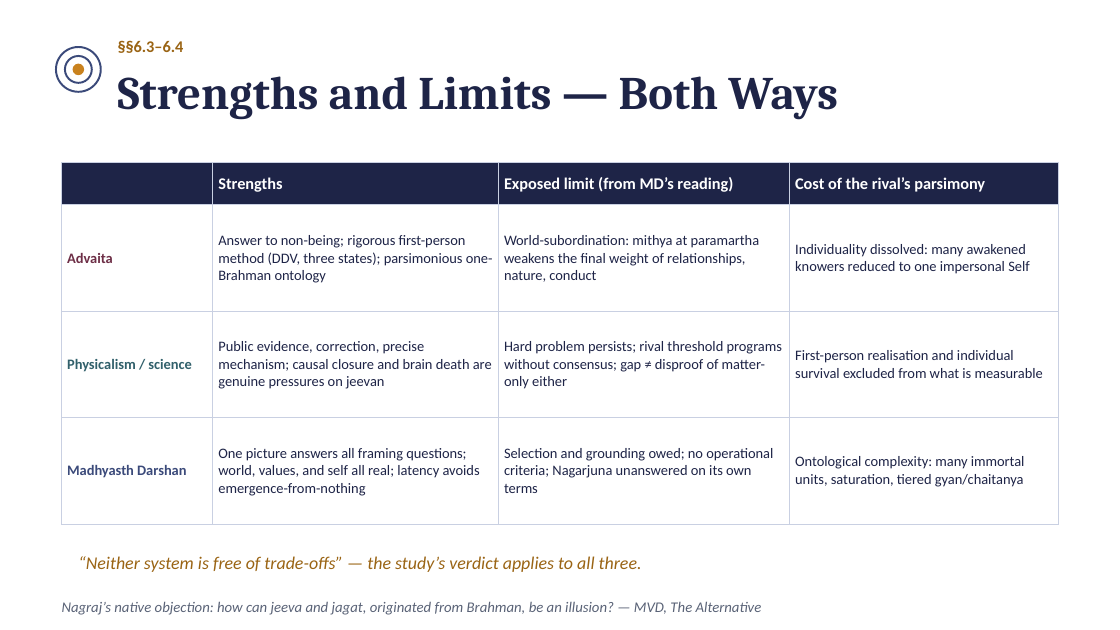
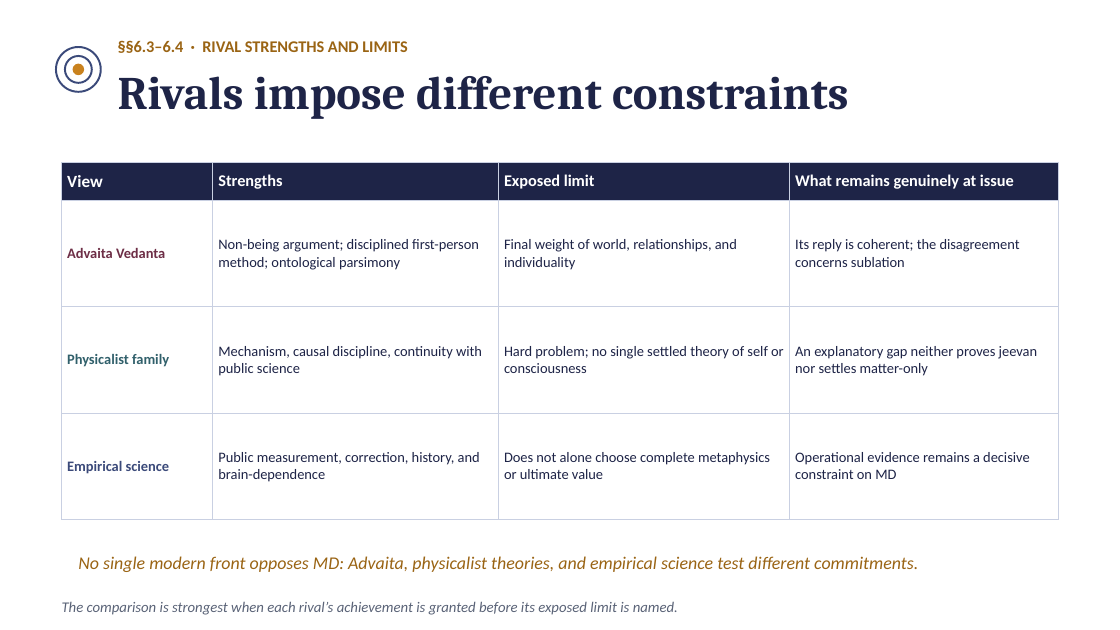
Before and after one commit to raghavamohan/AnalyticMadhyasthDarshan, a slide deck: slide 16 of Studies/The-Ontology-of-Coexistence/Coexistence-in-Comparison-MD-vs-Advaita-Philosophy-Science.pptx (slide 15 before the commit). Drawn at 1120x630 pixels with LibreOffice and Linux fonts; fonts in the diff are those of the drawing. Boxes give left, top, right and bottom in pixels: in the first picture for what was removed or moved away, otherwise in the second. Text is boxed around its words. In the diff, an @@ line names an element or a change of style, - is before the commit and + after.

Commit message:
Synchronize ontology comparison deck

```diff
--- a/Studies/The-Ontology-of-Coexistence/Coexistence-in-Comparison-MD-vs-Advaita-Philosophy-Science.pptx
+++ b/Studies/The-Ontology-of-Coexistence/Coexistence-in-Comparison-MD-vs-Advaita-Philosophy-Science.pptx
@@ text at (118, 40, 407, 53): text changed @@
-§§6.3–6.4
+§§6.3–6.4 · RIVAL STRENGTHS AND LIMITS
@@ text at (118, 76, 848, 119): text changed @@
-Strengths and Limits — Both Ways
+Rivals impose different constraints
@@ table at (62, 162, 1058, 530) @@
-row 1:  | Strengths | Exposed limit (from MD’s reading) | Cost of the rival’s parsimony
+row 1: View | Strengths | Exposed limit | What remains genuinely at issue
-row 2: Advaita | Answer to non-being; rigorous first-person method (DDV, three states); parsimonious one-Brahman ontology | World-subordination: mithya at paramartha weakens the final weight of relationships, nature, conduct | Individuality dissolved: many awakened knowers reduced to one impersonal Self
+row 2: Advaita Vedanta | Non-being argument; disciplined first-person method; ontological parsimony | Final weight of world, relationships, and individuality | Its reply is coherent; the disagreement concerns sublation
-row 3: Physicalism / science | Public evidence, correction, precise mechanism; causal closure and brain death are genuine pressures on jeevan | Hard problem persists; rival threshold programs without consensus; gap ≠ disproof of matter-only either | First-person realisation and individual survival excluded from what is measurable
+row 3: Physicalist family | Mechanism, causal discipline, continuity with public science | Hard problem; no single settled theory of self or consciousness | An explanatory gap neither proves jeevan nor settles matter-only
-row 4: Madhyasth Darshan | One picture answers all framing questions; world, values, and self all real; latency avoids emergence-from-nothing | Selection and grounding owed; no operational criteria; Nagarjuna unanswered on its own terms | Ontological complexity: many immortal units, saturation, tiered gyan/chaitanya
+row 4: Empirical science | Public measurement, correction, history, and brain-dependence | Does not alone choose complete metaphysics or ultimate value | Operational evidence remains a decisive constraint on MD
@@ text at (78, 556, 918, 572): text changed @@
-“Neither system is free of trade-offs” — the study’s verdict applies to all three.
+No single modern front opposes MD: Advaita, physicalist theories, and empirical science test different commitments.
@@ text at (62, 601, 678, 615): text changed @@
-Nagraj’s native objection: how can jeeva and jagat, originated from Brahman, be an illusion? — MVD, The Alternative
+The comparison is strongest when each rival’s achievement is granted before its exposed limit is named.
```
Also in this commit, not shown: 8 other slides changed, 9 slides added, 7 slides removed.
